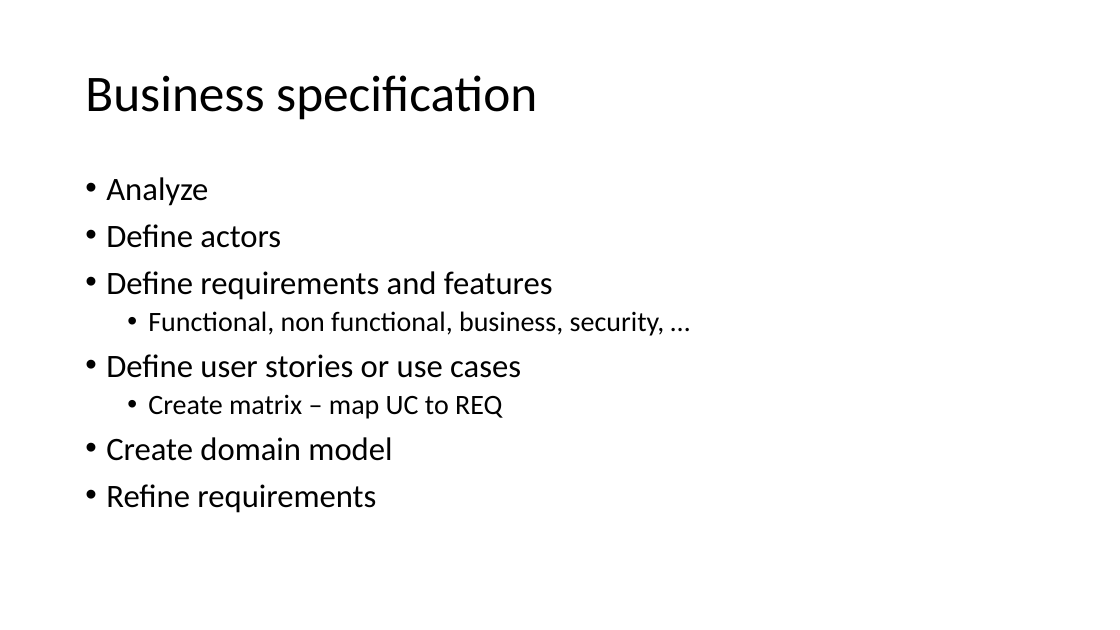
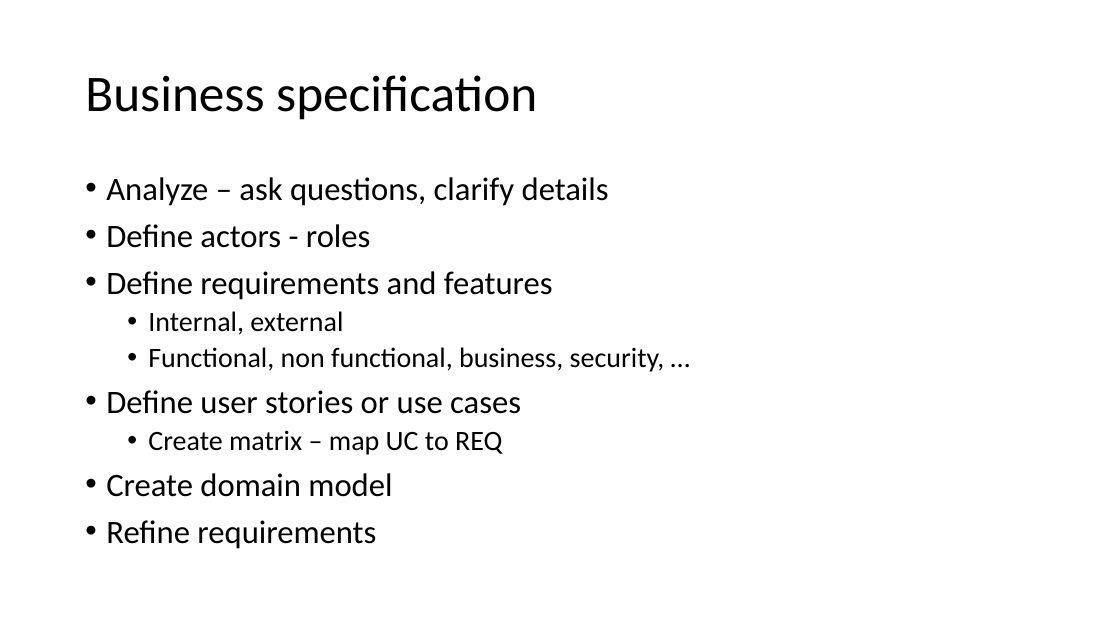
Before and after one commit to RobertVejvoda/BookRentals, a slide deck: slide 3 of docs/book_rentals_training.pptx (slide 2 before the commit). Drawn at 1120x630 pixels with LibreOffice and Linux fonts; fonts in the diff are those of the drawing. Boxes give left, top, right and bottom in pixels: in the first picture for what was removed or moved away, otherwise in the second. Text is boxed around its words. In the diff, an @@ line names an element or a change of style, - is before the commit and + after.

```diff
--- a/docs/book_rentals_training.pptx
+++ b/docs/book_rentals_training.pptx
@@ text at (106,177,609,248): text changed @@
-• Analyze
-• Define actors
+• Analyze – ask questions, clarify details
+• Define actors - roles
@@ text at (148,311,343,335): paragraph added @@
+  • Internal, external
```
Also in this commit, not shown: 2 other slides changed, 5 slides added, 2 slides removed, 3 other files.
